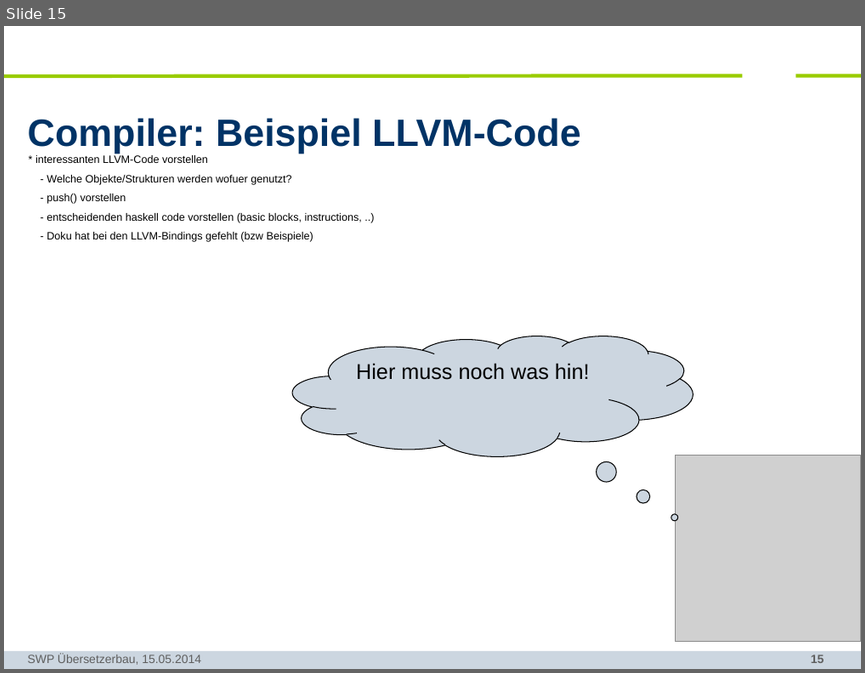
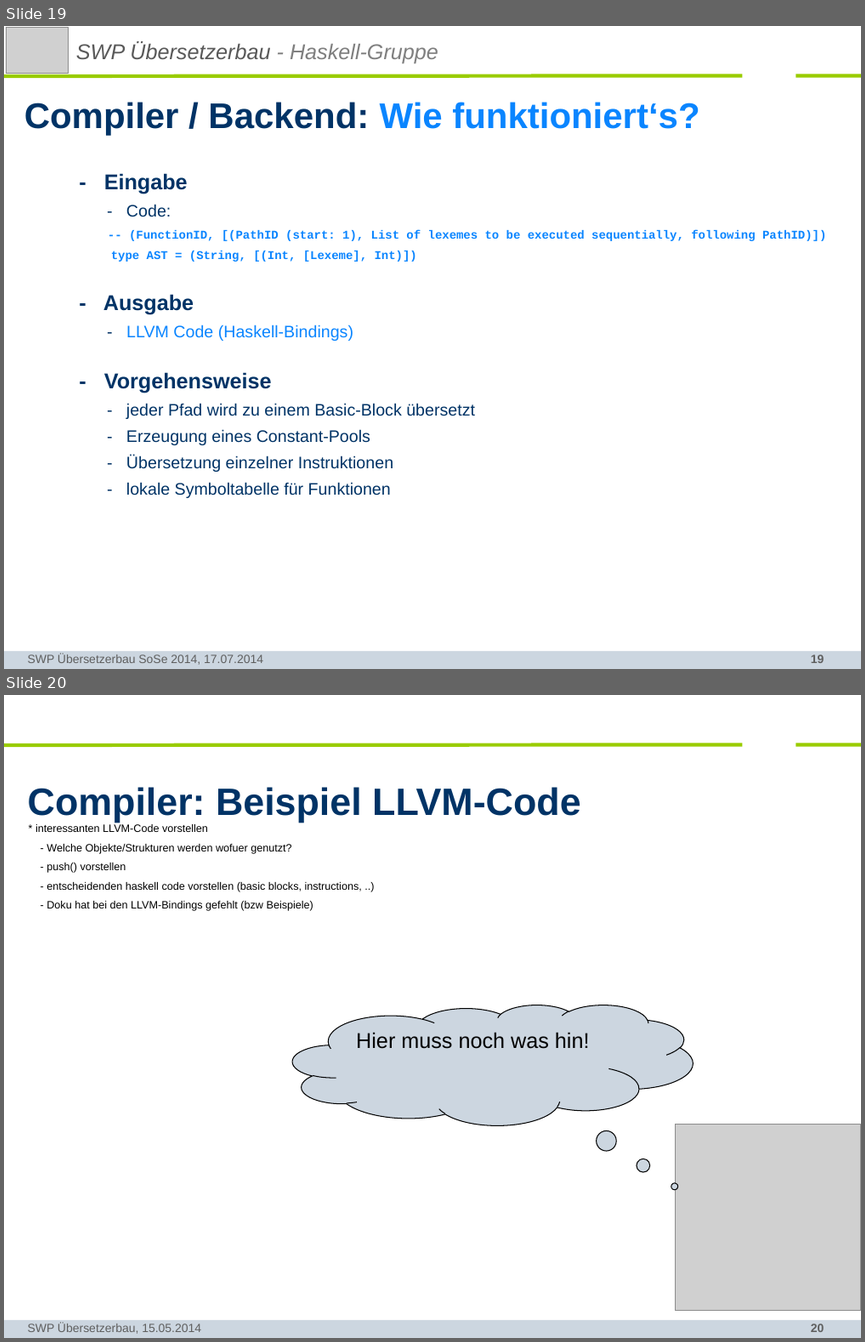
Before and after one commit to SWP-Ubau-SoSe2014-Haskell/SWPSoSe14, a slide deck: documentation/SWPSoSe14MS3.ppt. Shown one above the other, each under a label of ours: slide 15 before the commit, slides 19 and 20 after it. The pictures are 865x673 and 865x1342 pixels, drawn with LibreOffice and Linux fonts; fonts in the diff are those of the drawing; grey boxes stand for pictures; background and template pictures are left out. Boxes give left, top, right and bottom in pixels: in the first picture for what was removed or moved away, otherwise in the second. Text is boxed around its words. In the diff, an @@ line names an element or a change of style, - is before the commit and + after.

```diff
--- a/documentation/SWPSoSe14MS3.ppt
+++ b/documentation/SWPSoSe14MS3.ppt
@@ slide 19 added at (4, 26, 861, 669), background #FFFFFF; not listed: 4 template elements that a slide beside it also shows @@
@@ picture added at (7, 28, 69, 73) @@
@@ text added at (76, 42, 438, 63), 18 pt, text #595959, italic @@
+SWP Übersetzerbau - Haskell-Gruppe
@@ title added at (24, 102, 699, 136), 30 pt, text #0A85FF, bold @@
+Compiler / Backend: Wie funktioniert‘s?
@@ text added at (103, 173, 826, 498), 14 pt, text #003366 @@
+- Eingabe
+- Code:
+-- (FunctionID, [(PathID (start: 1), List of lexemes to be executed sequentially, following PathID)])
+type AST = (String, [(Int, [Lexeme], Int)])
+- Ausgabe
+- LLVM Code (Haskell-Bindings)
+- Vorgehensweise
+- jeder Pfad wird zu einem Basic-Block übersetzt
+- Erzeugung eines Constant-Pools
+- Übersetzung einzelner Instruktionen
+- lokale Symboltabelle für Funktionen
@@ text added at (28, 653, 263, 664), 10 pt, text #5F5F5F @@
+SWP Übersetzerbau SoSe 2014, 17.07.2014
@@ what was slide 15 is now slide 20 @@
@@ page number at (811, 1323, 824, 1332): text changed @@
-15
+20
```
Also in this commit, not shown: 6 slides changed, 15 other slides added, 3 slides removed.
